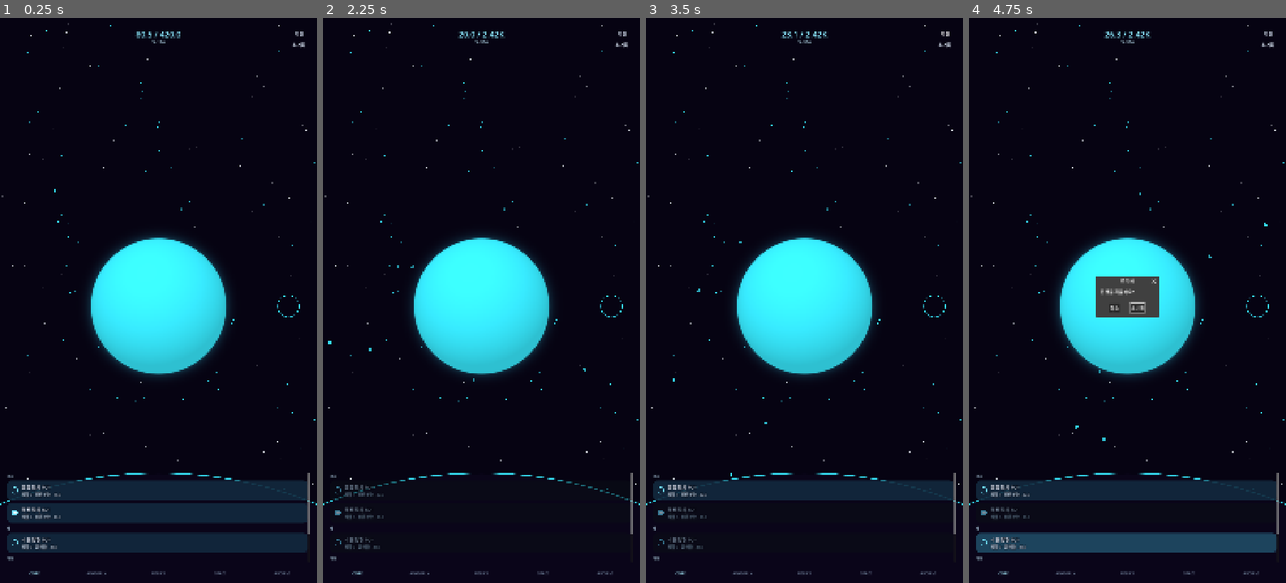
Above: before the commit, frames 1-4 (left to right).
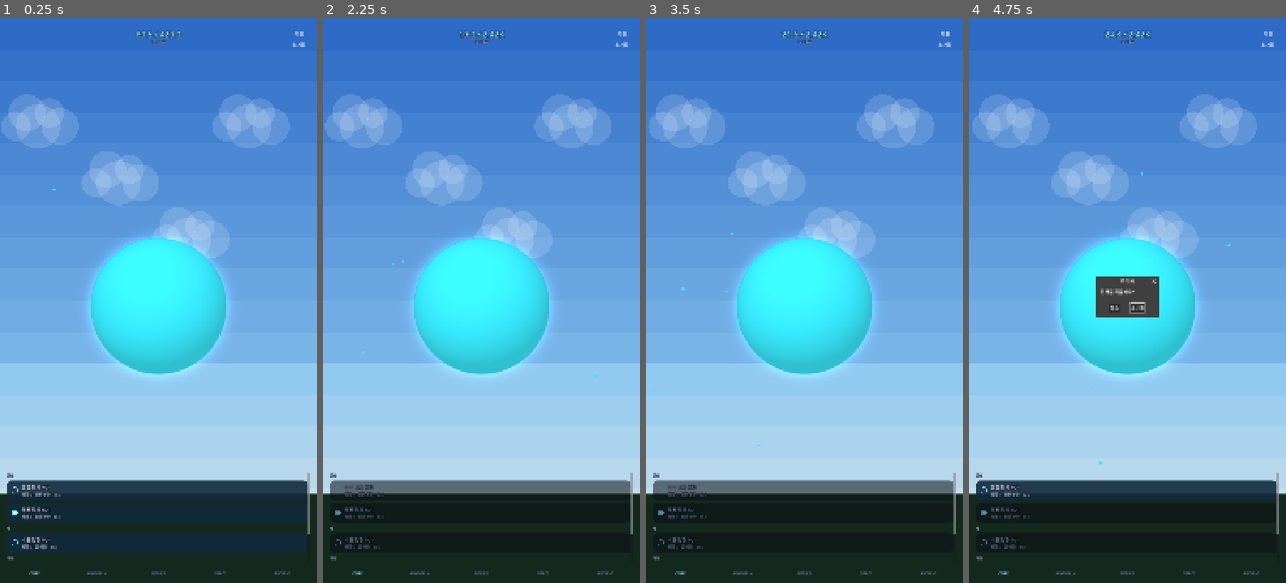
Above: after the commit, the same moments.

Repository: Eslete/manacore
Game: Godot game, scene res://scenes/main.tscn
The game is run twice, just before and just after one commit, with the same random seed, the same clock (stepped at 60 frames per second) and the same inputs.
Inputs (mouse positions are in pixels of both pictures, inside the frame that each line leads up to):
- Up to frame 1 (0.25 s): no input
- Up to frame 2 (2.25 s): click (481, 294) at 0.52 s; click (481, 492) at 1.27 s; click (481, 515) at 2.02 s
- Up to frame 3 (3.5 s): click "저장" at 2.75 s
- Up to frame 4 (4.75 s): click "초기화" at 3.5 s; click (1127, 543) at 4.27 s

The runs differ from the first frame. In frame 1, 82% of the frame differs, in the area x 0-100%, y 0-100%; in frame 2, 84%; in frame 3, 85%; in frame 4, 85%.

Commit message:
Ship relic drops, Earth-sky SPACE, and one-bolt hit VFX.
Cloud chats only see GitHub, so this slice was invisible until pushed.

Co-authored-by: Cursor <cursoragent@cursor.com>

Diff:
--- a/scripts/anomaly_view.gd
+++ b/scripts/anomaly_view.gd
@@ -730,21 +730,14 @@
 
 func _draw_hit_flare(c: Vector2) -> void:
 	var flash := Game.shot_flash
-	if flash < 0.22:
-		return
-	var r := _span() * 0.22
-	var k := clampf((flash - 0.22) / 0.78, 0.0, 1.0)
-	var cyan := Color(0.22, 0.92, 1.0, 0.92 * k)
-	var white := Color(0.96, 0.98, 1.0, 0.95 * k)
-	_stroke_ring(c, r * (0.72 + k * 0.85), white, 5.0)
-	_stroke_ring(c, r * (1.05 + k * 0.55), cyan, 3.2)
-	draw_circle(c, r * (0.16 + k * 0.22), Color(0.22, 0.92, 1.0, 0.55 * k))
-	draw_circle(c, r * (0.08 + k * 0.10), Color(0.96, 0.98, 1.0, 0.88 * k))
-	for i in 6:
-		var a := TAU * float(i) / 6.0 + _t * 2.4
-		var inner := c + Vector2(cos(a), sin(a)) * r * 0.18
-		var outer := c + Vector2(cos(a), sin(a)) * r * (0.95 + k * 0.55)
-		draw_line(inner, outer, Color(0.96, 0.98, 1.0, 0.75 * k), 3.0, false)
+	if flash < 0.18:
+		return
+	var k := clampf(flash, 0.0, 1.0)
+	k *= k
+	var r := _span() * (0.16 + 0.10 * (1.0 - k))
+	var a := 0.55 * k
+	draw_arc(c, r, 0.0, TAU, 40, Color(0.96, 0.98, 1.0, a), 2.4, true)
+	draw_arc(c, r * 0.72, 0.0, TAU, 32, Color(0.22, 0.92, 1.0, a * 0.55), 1.6, true)
 
 
 func _stroke_ring(c: Vector2, radius: float, col: Color, width: float) -> void:
@@ -775,14 +768,9 @@
 		var mk := 1.0 - u / 0.28
 		ci.draw_circle(from, 22.0 * mk, Color(0.22, 0.92, 1.0, 0.72 * mk), true, -1.0, false)
 		ci.draw_circle(from, 11.0 * mk, Color(0.96, 0.98, 1.0, 0.95 * mk), true, -1.0, false)
-	if u > 0.78:
-		var ik := (u - 0.78) / 0.22
-		ci.draw_circle(to, 28.0 * ik, Color(0.22, 0.92, 1.0, 0.45 * ik), true, -1.0, false)
-		ci.draw_circle(to, 14.0 * ik, Color(0.96, 0.98, 1.0, 0.72 * ik), true, -1.0, false)
-		for i in 5:
-			var a := TAU * float(i) / 5.0
-			var tip := to + Vector2(cos(a), sin(a)) * (18.0 + ik * 16.0)
-			ci.draw_line(to, tip, Color(0.96, 0.98, 1.0, 0.8 * ik), 3.0, false)
+	if u > 0.82:
+		var ik := (u - 0.82) / 0.18
+		ci.draw_arc(to, 10.0 + ik * 8.0, 0.0, TAU, 24, Color(0.96, 0.98, 1.0, 0.55 * ik), 2.0, true)
 
 
 func _poly(center: Vector2, sides: int, radius: float, rot: float, fill: Color, edge: Color) -> void:
--- a/scripts/core_view.gd
+++ b/scripts/core_view.gd
@@ -96,21 +96,26 @@
 
 
 func _surge_inflow() -> void:
-	var c := _center()
-	var r := _radius()
-	var n := 10
+	var keep: Array[Dictionary] = []
+	for mote in _motes:
+		if not bool(mote.get("surge", false)):
+			keep.append(mote)
+	_motes = keep
+	var c := _center()
+	var r := _radius()
+	var n := 8
 	var charged := Game.level_of("flywheel") > 0 and Game.flywheel_charge_ratio() >= 0.8
 	for i in n:
 		if _motes.size() >= 28:
 			break
-		var a := TAU * float(i) / float(n) + randf() * 0.28
-		var spawn_r := r * randf_range(2.15, 2.75)
+		var a := TAU * float(i) / float(n) + randf() * 0.18
+		var spawn_r := r * randf_range(2.05, 2.45)
 		var p := c + Vector2(cos(a), sin(a)) * spawn_r
 		var to_c := c - p
 		var dist := to_c.length()
 		if dist < 1.0:
 			continue
-		var life := randf_range(0.42, 0.62)
+		var life := randf_range(0.28, 0.38)
 		var spd := (dist - r) / life
 		_motes.append({
 			"p": p,
@@ -119,10 +124,12 @@
 			"age": 0.0,
 			"r": randf_range(5.0, 7.2) * (1.22 if charged else 1.0),
 			"hot": charged,
+			"surge": true,
 		})
 
 
 func _muzzle_burst() -> void:
+	_bits.clear()
 	var c := _center()
 	var r := _radius()
 	var spark_r := maxf(8.0, r * 0.22)
--- a/scripts/data.gd
+++ b/scripts/data.gd
@@ -65,7 +65,7 @@
 			"name": "저궤도",
 			"label": "저궤도 · 침식 전선",
 			"req_tier": "cyan",
-			"visual": "orbit",
+			"visual": "sky",
 			"playable": true,
 		},
 		"atmosphere": {
@@ -508,6 +508,19 @@
 	}
 
 
+static func relic_drops() -> Dictionary:
+	return {
+		"shard": "produce_20",
+		"splinter": "cap_50",
+		"regenerator": "kill_return",
+		"needle": "shot_lens",
+		"plate": "tap_echo",
+		"cluster": "idle_coil",
+		"orbit_ring": "anti_regen",
+		"lattice": "",
+	}
+
+
 static func passive_ids() -> Array[String]:
 	return [
 		"produce_20",
--- a/scripts/erosion_view.gd
+++ b/scripts/erosion_view.gd
@@ -15,8 +15,8 @@
 	var rid := Game.current_region_id()
 	var regs: Dictionary = Data.regions()
 	if regs.has(rid):
-		return str(regs[rid].get("visual", "orbit"))
-	return "orbit"
+		return str(regs[rid].get("visual", "sky"))
+	return "sky"
 
 
 func _draw() -> void:
@@ -26,6 +26,9 @@
 	var fog := Color(0.04, 0.08, 0.16, 0.28)
 	var col := Color(0.35, 0.62, 0.95, 0.18)
 	match _region_visual():
+		"sky", "orbit":
+			fog = Color(0.22, 0.38, 0.58, 0.22)
+			col = Color(0.55, 0.78, 0.94, 0.14)
 		"atmo":
 			fog = Color(0.12, 0.05, 0.03, 0.3)
 			col = Color(0.95, 0.5, 0.26, 0.18)
--- a/scripts/fx_view.gd
+++ b/scripts/fx_view.gd
@@ -2,8 +2,7 @@
 
 ## Combat overlay. Draws bolts in _draw so the mobile renderer cannot drop a signal-only Control.
 
-const BOLT_DUR := 0.32
-const BOLT_CAP := 8
+const BOLT_DUR := 0.28
 
 var core_node: Control
 var anomaly_node: Control
@@ -22,9 +21,8 @@
 func _on_shot(ok: bool) -> void:
 	if not ok:
 		return
+	_bolts.clear()
 	_bolts.append({"age": 0.0, "dur": BOLT_DUR})
-	if _bolts.size() > BOLT_CAP:
-		_bolts = _bolts.slice(_bolts.size() - BOLT_CAP)
 
 
 func _process(dt: float) -> void:
--- a/scripts/game.gd
+++ b/scripts/game.gd
@@ -33,8 +33,8 @@
 var tap_flash := 0.0
 var shot_flash := 0.0
 
-var equipped: Array[String] = ["produce_20"]
-var owned: Array[String] = ["produce_20", "cap_50", "kill_return", "anti_regen"]
+var equipped: Array[String] = []
+var owned: Array[String] = []
 var archived: Array[String] = []
 var sighted: Array[String] = []
 var archive_relic: Dictionary = {}
@@ -556,12 +556,10 @@
 
 func fire_shooter() -> void:
 	if not can_shooter():
-		shot_flash = 0.45
 		shot.emit(false)
 		return
 	var cost := shooter_cost()
 	if not try_spend(cost):
-		shot_flash = 0.45
 		shot.emit(false)
 		return
 	_used_shooter = true
@@ -1066,6 +1064,8 @@
 
 
 func toggle_passive(id: String) -> void:
+	if id not in owned:
+		return
 	if id in equipped:
 		equipped.erase(id)
 	else:
@@ -1144,13 +1144,17 @@
 
 
 func _record_archive(id: String) -> void:
-	if id not in archived:
+	var first := id not in archived
+	if first:
 		archived.append(id)
+		_grant_relic_drop(id)
 	if _used_weapons.is_empty():
 		archive_relic[id] = "기록 없음"
 	else:
 		archive_relic[id] = " · ".join(_used_weapons)
 	_sync_owned_unlocks()
+	if first:
+		changed.emit()
 
 
 func _advance_front() -> void:
@@ -1309,12 +1313,7 @@
 	tap_flash = 0.0
 	shot_flash = 0.0
 	equipped.clear()
-	equipped.append("produce_20")
 	owned.clear()
-	owned.append("produce_20")
-	owned.append("cap_50")
-	owned.append("kill_return")
-	owned.append("anti_regen")
 	discharge_unlocked = false
 	undamaged_t = 0.0
 	_clear_telemetry()
@@ -1434,7 +1433,20 @@
 		if not parts.is_empty():
 			_sync_integrity()
 		_resume_combat = alive and not front_cleared
+	if archived.is_empty():
+		owned.clear()
+		equipped.clear()
 	_sync_owned_unlocks()
+
+
+func _grant_relic_drop(enemy_id: String) -> void:
+	var drops: Dictionary = Data.relic_drops()
+	if not drops.has(enemy_id):
+		return
+	var rid := str(drops[enemy_id])
+	if rid == "" or rid in owned:
+		return
+	_ensure_owned(rid)
 
 
 func _ensure_owned(id: String) -> void:
@@ -1443,13 +1455,9 @@
 
 
 func _sync_owned_unlocks() -> void:
-	var table: Dictionary = Data.passives()
-	if table.has("anti_regen") and bool(table["anti_regen"].get("playable", false)):
-		_ensure_owned("anti_regen")
-	for id in ["tap_echo", "idle_coil", "shot_lens"]:
-		if table.has(id) and bool(table[id].get("playable", false)):
-			_ensure_owned(id)
-	for id in ["beam_eff", "high_mana", "after_burst"]:
+	if discharge_unlocked:
+		_ensure_owned("beam_eff")
+	for id in ["high_mana", "after_burst"]:
 		if passive_unlocked(id):
 			_ensure_owned(id)
 
--- a/scripts/main.gd
+++ b/scripts/main.gd
@@ -659,7 +659,7 @@
 func _visible_passive_ids() -> Array[String]:
 	var out: Array[String] = []
 	for id in Data.passive_ids_for_ui():
-		if Game.passive_unlocked(id):
+		if id in Game.owned and Game.passive_unlocked(id):
 			out.append(id)
 	return out
 
--- a/scripts/space_view.gd
+++ b/scripts/space_view.gd
@@ -1,6 +1,6 @@
 extends Control
 
-## Deep indigo space with crisp star dots and a subtle bottom planet limb.
+## First region is Earth's sky. Later regions stay off-world.
 
 var _stars: Array[Vector4] = [] # x, y, size, phase
 var _t := 0.0
@@ -24,8 +24,8 @@
 	var rid := Game.current_region_id()
 	var regs: Dictionary = Data.regions()
 	if regs.has(rid):
-		return str(regs[rid].get("visual", "orbit"))
-	return "orbit"
+		return str(regs[rid].get("visual", "sky"))
+	return "sky"
 
 
 func _draw() -> void:
@@ -33,8 +33,47 @@
 	var h := size.y
 	if w < 2.0 or h < 2.0:
 		return
+	var vis := _region_visual()
+	if vis == "sky" or vis == "orbit":
+		_draw_earth_sky(w, h)
+		return
+	_draw_space(w, h, vis)
 
-	var vis := _region_visual()
+
+func _draw_earth_sky(w: float, h: float) -> void:
+	var bands := 18
+	for i in bands:
+		var u := float(i) / float(bands - 1)
+		var y0 := h * float(i) / float(bands)
+		var y1 := h * float(i + 1) / float(bands)
+		var zenith := Color(0.18, 0.42, 0.78)
+		var mid := Color(0.55, 0.78, 0.94)
+		var haze := Color(0.86, 0.90, 0.92)
+		var col := zenith.lerp(mid, clampf(u * 1.35, 0.0, 1.0))
+		if u > 0.62:
+			col = mid.lerp(haze, clampf((u - 0.62) / 0.38, 0.0, 1.0))
+		draw_rect(Rect2(0.0, y0, w, y1 - y0 + 1.0), col)
+	_draw_clouds(w, h)
+	var ground_h := h * 0.16
+	var gy := h - ground_h
+	draw_rect(Rect2(0.0, gy, w, ground_h), Color(0.08, 0.16, 0.12))
+	draw_rect(Rect2(0.0, gy, w, 7.0), Color(0.42, 0.62, 0.48, 0.55))
+	draw_rect(Rect2(0.0, gy - 10.0, w, 12.0), Color(0.78, 0.88, 0.94, 0.35))
+
+
+func _draw_clouds(w: float, h: float) -> void:
+	var puff := Color(0.96, 0.98, 1.0, 0.16)
+	for g in 4:
+		var base_x := w * (0.12 + float(g) * 0.22) + sin(_t * 0.03 + float(g)) * w * 0.04
+		var base_y := h * (0.18 + float(g % 3) * 0.10)
+		for i in 5:
+			var ox := float(i - 2) * w * 0.035
+			var oy := (1.0 if i % 2 == 0 else -1.0) * h * 0.012
+			var rad := w * (0.046 + float(i % 3) * 0.012)
+			draw_circle(Vector2(base_x + ox, base_y + oy), rad, puff, true, -1.0, true)
+
+
+func _draw_space(w: float, h: float, vis: String) -> void:
 	var bg := Color(0.025, 0.012, 0.07)
 	var star_col := Color(0.96, 0.98, 1.0, 1.0)
 	var star_alt := Color(0.22, 0.92, 1.0, 1.0)
@@ -59,9 +98,7 @@
 			star_alt = Color(0.22, 0.92, 1.0, 1.0)
 			star_n = 200
 			limb = Color(0.22, 0.92, 1.0)
-
 	draw_rect(Rect2(Vector2.ZERO, size), bg)
-
 	var n_stars := mini(star_n, _stars.size())
 	for i in n_stars:
 		var s: Vector4 = _stars[i]
@@ -73,7 +110,6 @@
 		var p: Vector2 = Vector2(s.x * w, s.y * h * 0.86)
 		var col := star_alt if s.z > 0.72 else star_col
 		draw_circle(p, rad, Color(col.r, col.g, col.b, a), true, -1.0, true)
-
 	_draw_planet(w, h, limb)
 	if vis == "sat":
 		_draw_sat_motes(w, h)
Not shown, added: .cursor/handoff-prompt.txt
Not shown, changed: DESIGN.md
